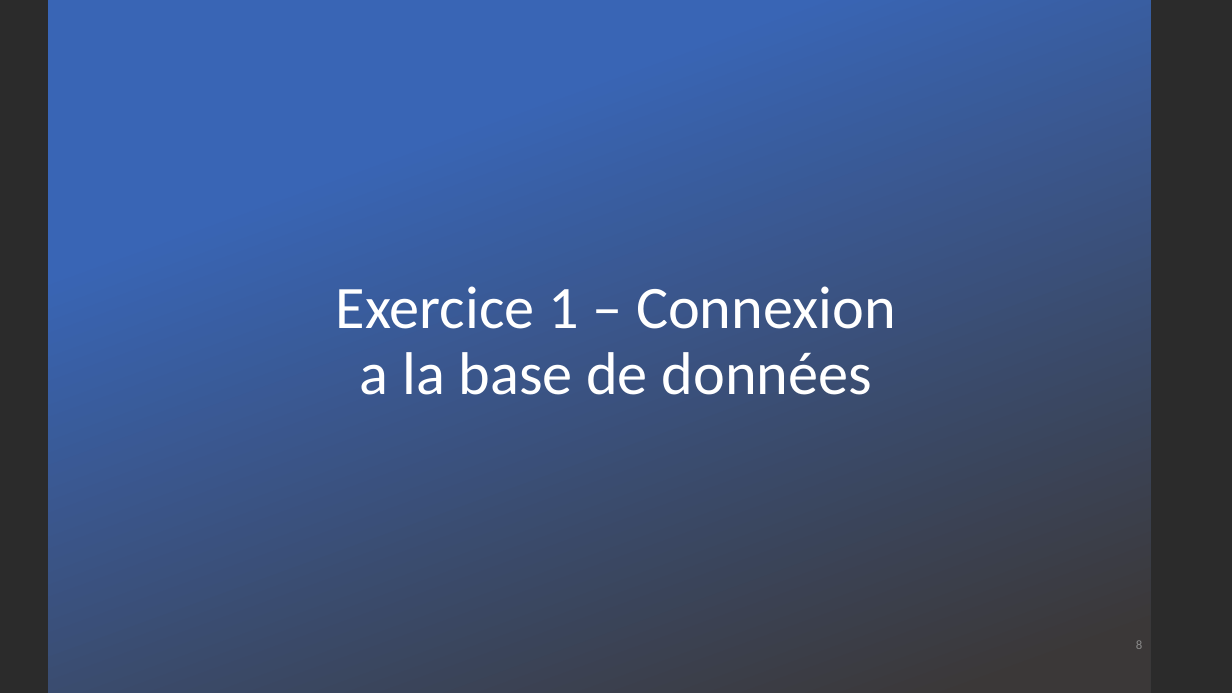
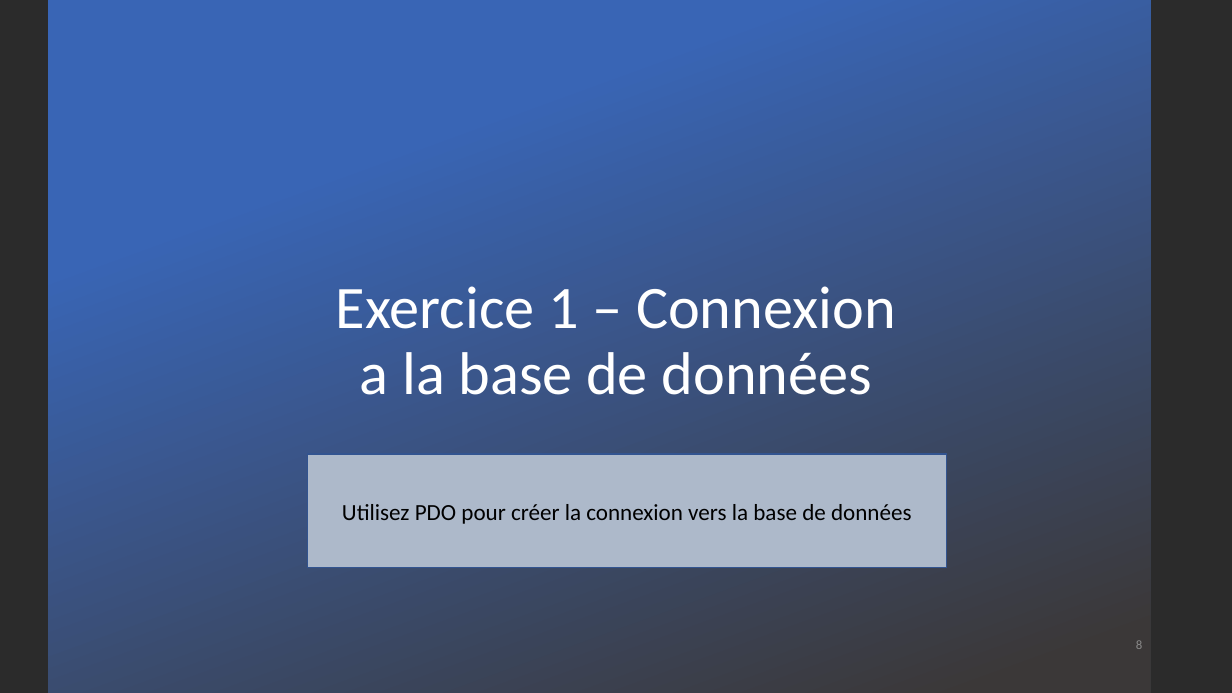
Before and after one commit to DylanMielot/FormationFormateur, a slide deck: slide 8 of Formation de formateur.pptx. Drawn at 1232x693 pixels with LibreOffice and Linux fonts; fonts in the diff are those of the drawing; background and template pictures are left out; a plain dark background stands for a picture behind light text. Boxes give left, top, right and bottom in pixels: in the first picture for what was removed or moved away, otherwise in the second. Text is boxed around its words. In the diff, an @@ line names an element or a change of style, - is before the commit and + after.

```diff
--- a/Formation de formateur.pptx
+++ b/Formation de formateur.pptx
@@ rectangle added at bbox=[308, 454, 946, 567], fill #ADB9CA, outline #325491 1 pt, 18 pt, text #000000 @@
+Utilisez PDO pour créer la connexion vers la base de données
```
Also in this commit, not shown: 13 other slides changed, 1 slide added, 2 slides removed, 1 other file.
